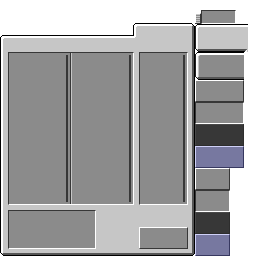
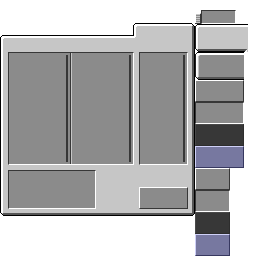
Layered file, before and after one edit (256 x 256). Changes by layer:
painted on "Base copy" over bbox(0, 162, 195, 256)
